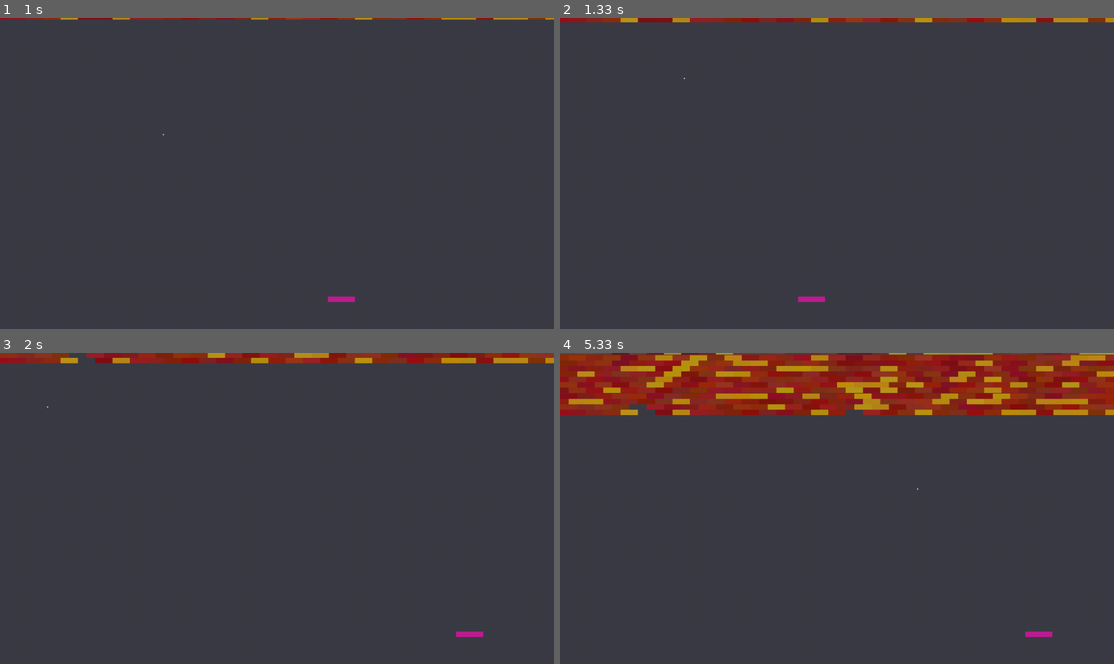
Above: before the commit, frames 1-4 (two rows, left to right).
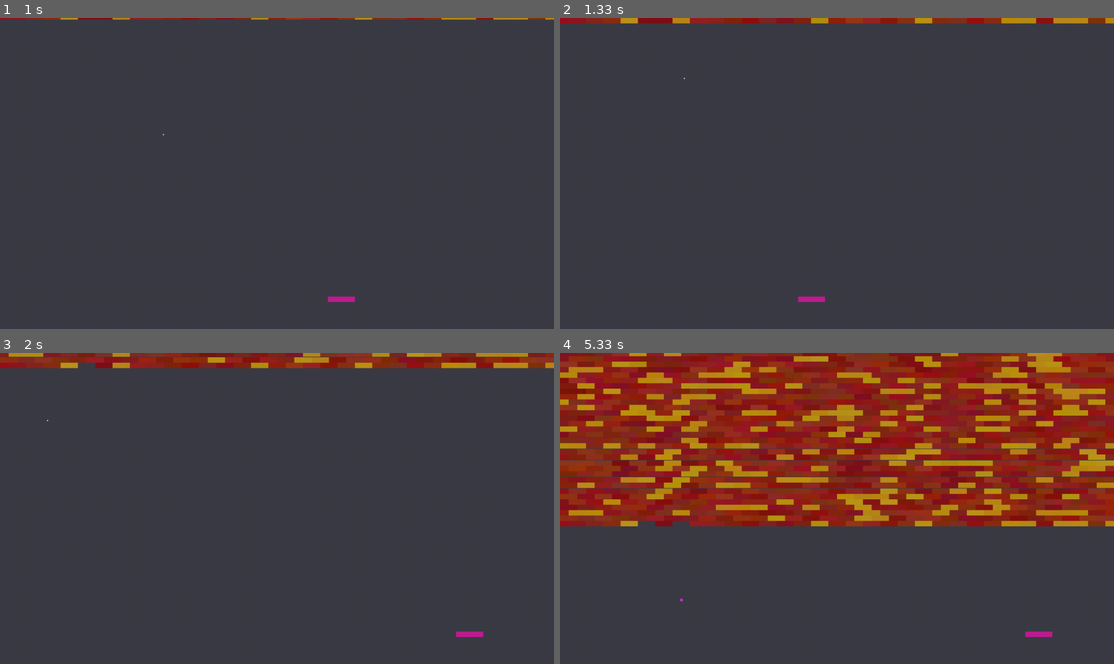
Above: after the commit, the same moments.

Repository: a96lex/pygame-brick-breaker
Game: pygame game, started from main.py
Same seed, same stepped clock (60 frames per second), same inputs: the game is played once before the commit and once after it.
Inputs (mouse positions are in pixels of both pictures, inside the frame that each line leads up to):
- Up to frame 1 (1 s): press the mouse at (144, 176) at 0.37 s; move the mouse to (238, 207) at 0.47 s; release the mouse at (332, 241) at 0.6 s; press the mouse at (144, 176) at 0.7 s; move the mouse to (243, 189) at 0.8 s; release the mouse at (343, 201) at 0.93 s
- Up to frame 2 (1.33 s): press the mouse at (704, 176) at 1.03 s; move the mouse to (759, 213) at 1.13 s; release the mouse at (809, 254) at 1.27 s
- Up to frame 3 (2 s): press the mouse at (144, 511) at 1.37 s; move the mouse to (282, 533) at 1.47 s; release the mouse at (421, 558) at 1.6 s; press the mouse at (144, 511) at 1.7 s; move the mouse to (304, 548) at 1.8 s; release the mouse at (470, 589) at 1.93 s
- Up to frame 4 (5.33 s): press the mouse at (704, 511) at 2.03 s; move the mouse to (825, 483) at 2.13 s; release the mouse at (953, 452) at 2.27 s; press the mouse at (704, 511) at 2.37 s; move the mouse to (831, 471) at 2.47 s; release the mouse at (964, 430) at 2.6 s; press the mouse at (704, 511) at 2.7 s; move the mouse to (709, 483) at 2.8 s; release the mouse at (715, 452) at 2.93 s; press the mouse at (704, 511) at 3.03 s; move the mouse to (687, 567) at 3.13 s; release the mouse at (665, 623) at 3.27 s; press the mouse at (704, 511) at 3.37 s; move the mouse to (715, 520) at 3.47 s; release the mouse at (726, 533) at 3.6 s; press the mouse at (704, 511) at 3.7 s; move the mouse to (853, 545) at 3.8 s; release the mouse at (1008, 583) at 3.93 s; press the mouse at (704, 511) at 4.03 s; move the mouse to (753, 461) at 4.13 s; release the mouse at (803, 415) at 4.27 s; press the mouse at (704, 511) at 4.37 s; move the mouse to (704, 536) at 4.47 s; release the mouse at (698, 561) at 4.6 s; press the mouse at (704, 511) at 4.7 s; move the mouse to (665, 483) at 4.8 s; release the mouse at (632, 452) at 4.93 s; press the mouse at (704, 511) at 5.03 s; move the mouse to (870, 527) at 5.13 s; release the mouse at (1036, 545) at 5.27 s

Frame 1 is identical in both runs. In frame 2, 0.4% of the frame differs, in the area x 0-100%, y 1-2%; in frame 3, 3.4%; in frame 4, 45%, in the area x 0-100%, y 0-80%.

Commit message:
add upper bound for brick wall speed

Diff:
--- a/constants.py
+++ b/constants.py
@@ -17,6 +17,8 @@
     class game:
         wall_speed = 0.1
         powerup_rate = 0.2
+        max_wall_speed = 1.0
+        wall_speed_increase = 0.05
 
     class brick:
         width = 32
--- a/entities.py
+++ b/entities.py
@@ -90,7 +90,11 @@
         if self.wall_height >= 0:
             self.add_brick_line()
             self.wall_height = -EntityConstants.brick.height
-            EntityConstants.game.wall_speed += 0.02
+            EntityConstants.game.wall_speed = min(
+                EntityConstants.game.max_wall_speed,
+                EntityConstants.game.wall_speed
+                + EntityConstants.game.wall_speed_increase,
+            )
 
         self.wall_height += EntityConstants.game.wall_speed
         super().update(*args, **kwargs)
